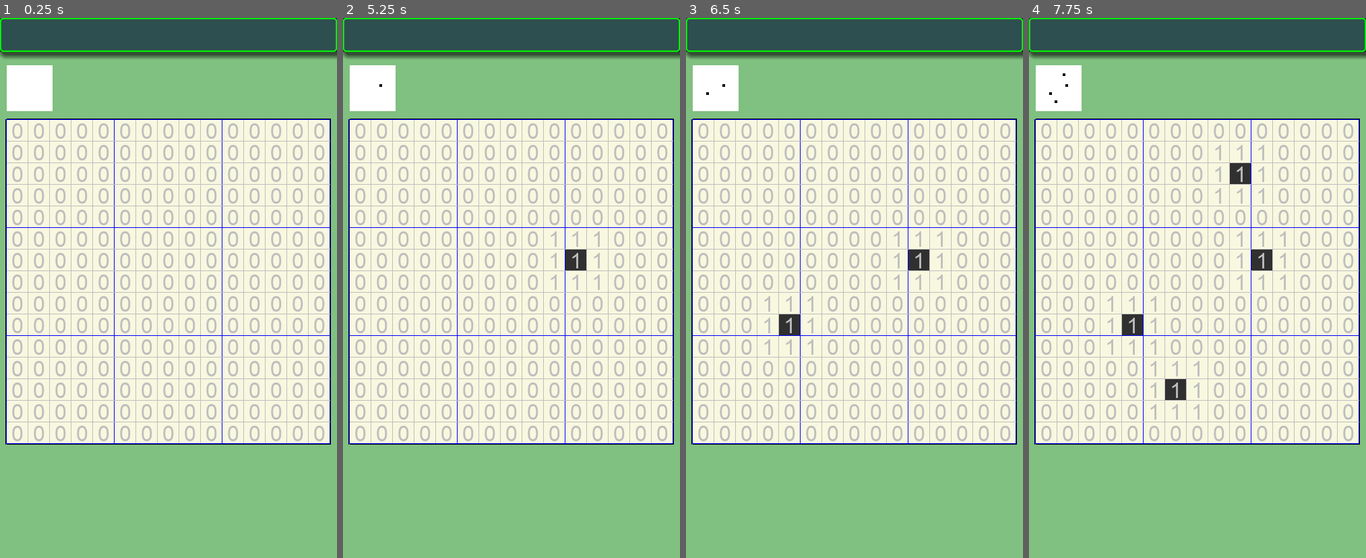
Above: before the commit, frames 1-4 (left to right).
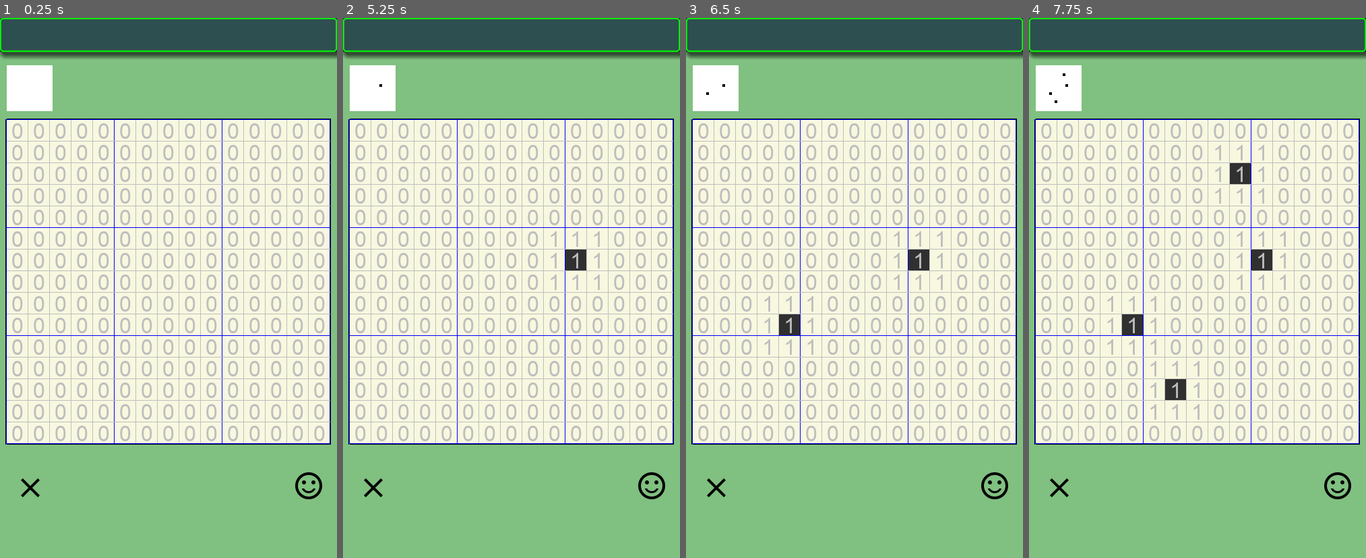
Above: after the commit, the same moments.

Repository: vivisuke/SakuSakuMosaic
Game: Godot game, scene res://MainScene.tscn
Same seed, same stepped clock (60 frames per second), same inputs: the game is played once before the commit and once after it.
Inputs (mouse positions are in pixels of both pictures, inside the frame that each line leads up to):
- Up to frame 1 (0.25 s): no input
- Up to frame 2 (5.25 s): click (373, 487) at 0.52 s; click (653, 487) at 1.27 s; click (373, 487) at 2.02 s; click (653, 487) at 2.77 s; click (373, 487) at 3.52 s; click (653, 487) at 4.27 s; tap Enter at 5 s; move the mouse to (585, 261) at 5.02 s; click (585, 261) at 5.17 s
- Up to frame 3 (6.5 s): tap Space at 5.75 s; move the mouse to (787, 315) at 5.77 s; click (787, 315) at 5.92 s
- Up to frame 4 (7.75 s): tap Enter at 6.5 s; move the mouse to (1231, 169) at 6.52 s; click (1231, 169) at 6.67 s; tap Space at 7.25 s; move the mouse to (1180, 396) at 7.27 s; click (1180, 396) at 7.42 s

The runs differ from the first frame. In frame 1, 0.2% of the frame differs, in the area x 6-96%, y 84-90%; in frame 2, 0.2%; in frame 3, 0.2%; in frame 4, 0.2%.

Commit message:
0016 ◎ C 08/12 08/15 0.001│ToDo│画面左下に、全消去コマンドアイコン設置

Diff:
--- a/SakuSakuMosaic/MainScene.gd
+++ b/SakuSakuMosaic/MainScene.gd
@@ -88,3 +88,14 @@
 		$BoardBG/TileMap.set_cell(x, y, UNKNOWN)
 	update_MiniMap()
 	update_clues()
+
+
+func _on_ClearButton_pressed():
+	for y in range(g.N_IMG_CELL_VERT):
+		for x in range(g.N_IMG_CELL_HORZ):
+			$BoardBG/TileMap.set_cell(x, y, UNKNOWN)
+	update_clues()
+	update_MiniMap()
+	pass # Replace with function body.
+func _on_BasicButton_pressed():
+	pass # Replace with function body.
--- a/SakuSakuMosaic/MainScene.tscn
+++ b/SakuSakuMosaic/MainScene.tscn
@@ -6,6 +6,10 @@
 [ext_resource path="res://images/black-32x32.png" type="Texture" id=4]
 [ext_resource path="res://images/cross-32x32.png" type="Texture" id=5]
 [ext_resource path="res://MainScene.gd" type="Script" id=6]
+[ext_resource path="res://images/basic_black.png" type="Texture" id=7]
+[ext_resource path="res://images/basic_white.png" type="Texture" id=8]
+[ext_resource path="res://images/clear_black.png" type="Texture" id=9]
+[ext_resource path="res://images/clear_white.png" type="Texture" id=10]
 
 [sub_resource type="TileSet" id=1]
 0/name = "black-4x4.png 0"
@@ -110,3 +114,28 @@
 margin_bottom = 40.0
 color = Color( 1, 1, 1, 0 )
 script = ExtResource( 3 )
+
+[node name="ClearButton" type="TextureButton" parent="."]
+margin_left = 20.6307
+margin_top = 671.92
+margin_right = 68.6307
+margin_bottom = 719.92
+texture_normal = ExtResource( 9 )
+texture_pressed = ExtResource( 10 )
+__meta__ = {
+"_edit_use_anchors_": false
+}
+
+[node name="BasicButton" type="TextureButton" parent="."]
+margin_left = 434.164
+margin_top = 668.923
+margin_right = 482.164
+margin_bottom = 716.923
+texture_normal = ExtResource( 7 )
+texture_pressed = ExtResource( 8 )
+__meta__ = {
+"_edit_use_anchors_": false
+}
+
+[connection signal="pressed" from="ClearButton" to="." method="_on_ClearButton_pressed"]
+[connection signal="pressed" from="BasicButton" to="." method="_on_BasicButton_pressed"]
Not shown: 1 places in SakuSakuMosaic/MainScene.tscn that only renumber resources
Binary file added: SakuSakuMosaic/images/basic_black.png
Not shown, added: SakuSakuMosaic/images/basic_black.png.import
Binary file added: SakuSakuMosaic/images/basic_white.png
Not shown, added: SakuSakuMosaic/images/basic_white.png.import
Binary file added: SakuSakuMosaic/images/clear_black.png
Not shown, added: SakuSakuMosaic/images/clear_black.png.import
Binary file added: SakuSakuMosaic/images/clear_white.png
Not shown, added: SakuSakuMosaic/images/clear_white.png.import
Not shown, changed: SakuSakuMozaic.spr
